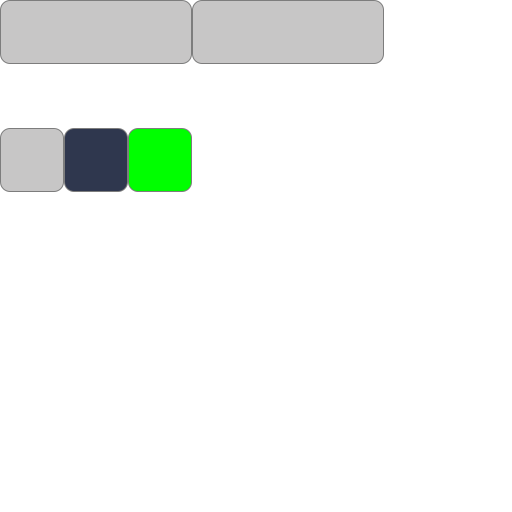
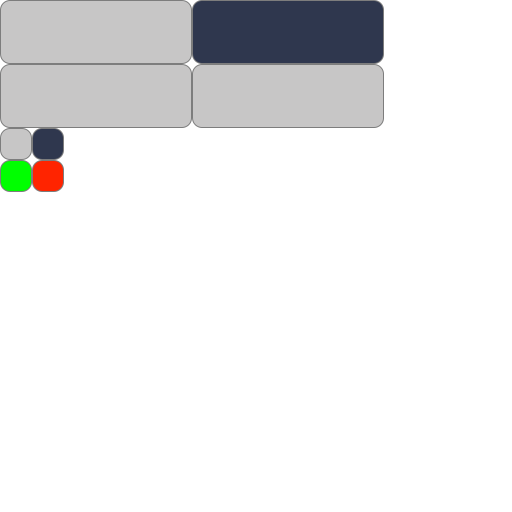
Layer changes from the first 512 × 512 image to the second:
added layer "Rectangle 4" (1st of 2) above "Rectangle 4" over [32, 160, 64, 192]
painted on "Rectangle 4" (2nd of 2) over [0, 128, 192, 192]
painted on "Rectangle 3" over [32, 128, 128, 192]
painted on "Rectangle 2" over [0, 128, 64, 192]
added layer "Rectangle 1" (1st of 4) above "Rectangle 1" over [192, 64, 384, 128]
added layer "Rectangle 1" (2nd of 4) above "Rectangle 1" over [0, 64, 192, 128]
painted on "Rectangle 1" (3rd of 4) over [193, 1, 383, 63]
